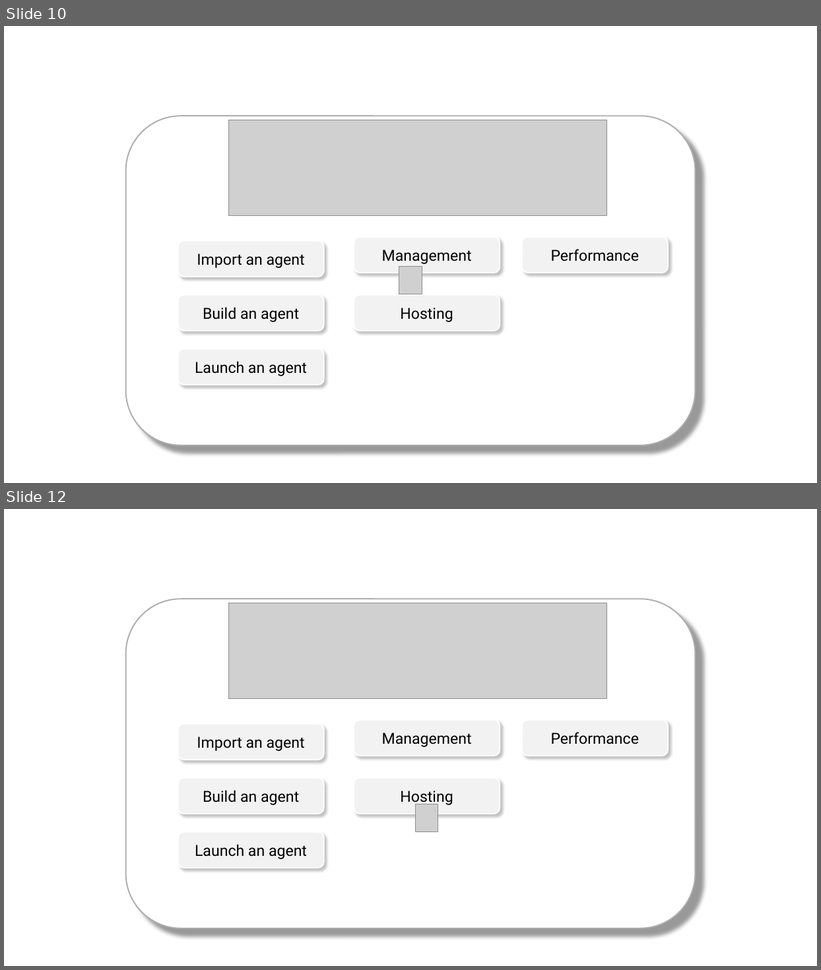
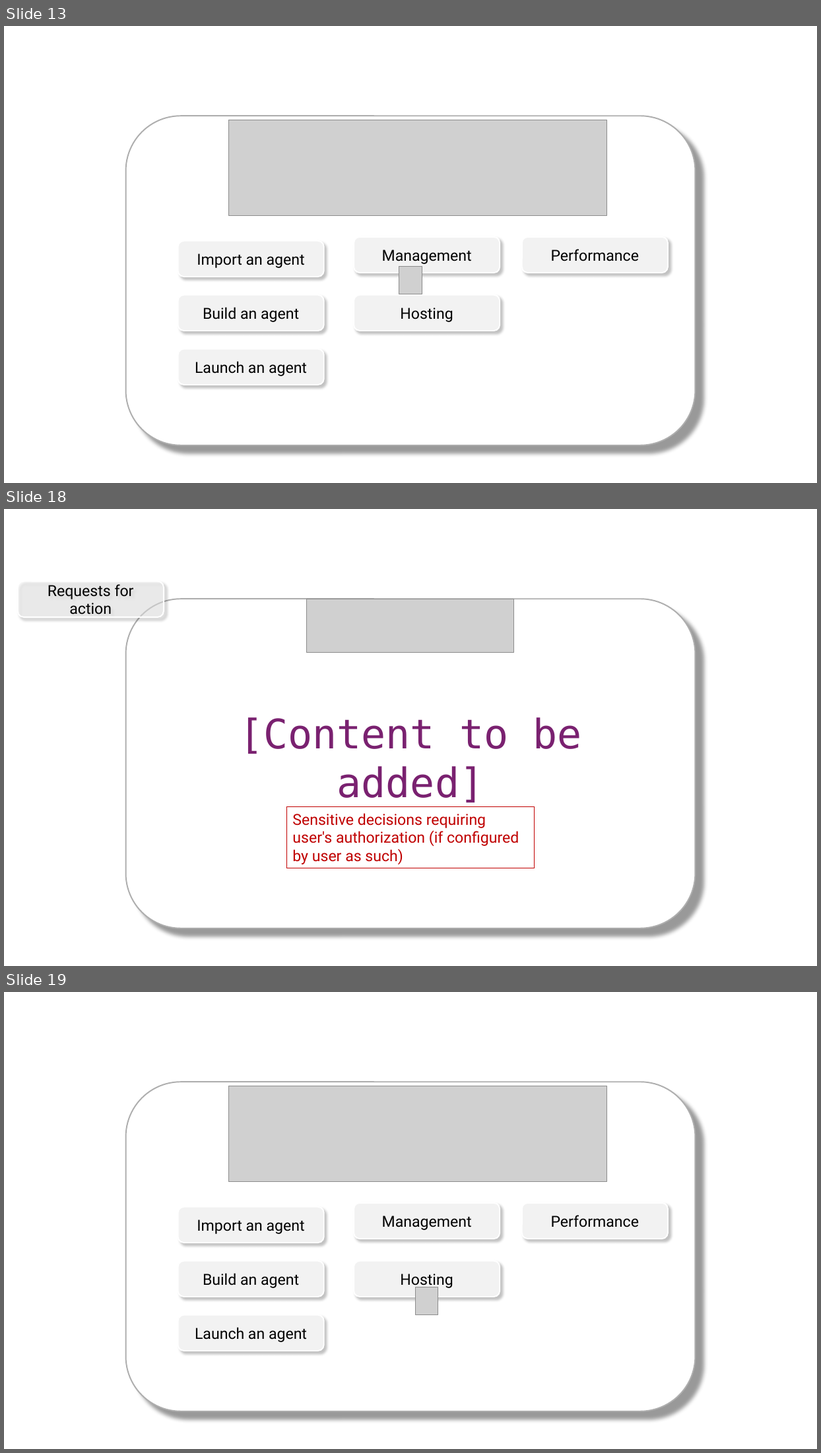
Before and after one commit to Summoner-Network/frontend-planning, a slide deck: ref/v1/Summoner_app.pptx. Shown one above the other, each under a label of ours: slides 10 and 12 before the commit, slides 13, 18 and 19 after it; the slides between them are not shown. The pictures are 821x970 and 821x1453 pixels, drawn with LibreOffice and Linux fonts; fonts in the diff are those of the drawing; grey boxes stand for pictures. Boxes give left, top, right and bottom in pixels: in the first picture for what was removed or moved away, otherwise in the second. Text is boxed around its words. In the diff, an @@ line names an element or a change of style, - is before the commit and + after.

```diff
--- a/ref/v1/Summoner_app.pptx
+++ b/ref/v1/Summoner_app.pptx
@@ slide 18 added at box(4, 509, 817, 966), background #FFFFFF @@
@@ rounded rectangle added at box(17, 582, 163, 618), fill #F2F2F2 at 51% opacity, outline #FFFFFF 1.5 pt, 18 pt, text #000000 @@
+Requests for action
@@ rounded rectangle added at box(126, 599, 696, 929), fill #FFFFFF, outline #AEAEAE 1.5 pt @@
@@ picture added at box(307, 599, 514, 653) @@
@@ text added at box(239, 718, 582, 803), 48 pt, text #7A2170 @@
+[Content to be added]
@@ rectangle added at box(286, 807, 534, 869), fill #FFFFFF at 50% opacity, outline #C00000 0.75 pt, 18 pt, text #C00000 @@
+Sensitive decisions requiring user's authorization (if configured by user as such)
@@ what was slide 10 is now slide 13 @@
@@ what was slide 12 is now slide 19 @@
```
Also in this commit, not shown: 1 slide changed, 9 other slides added.
